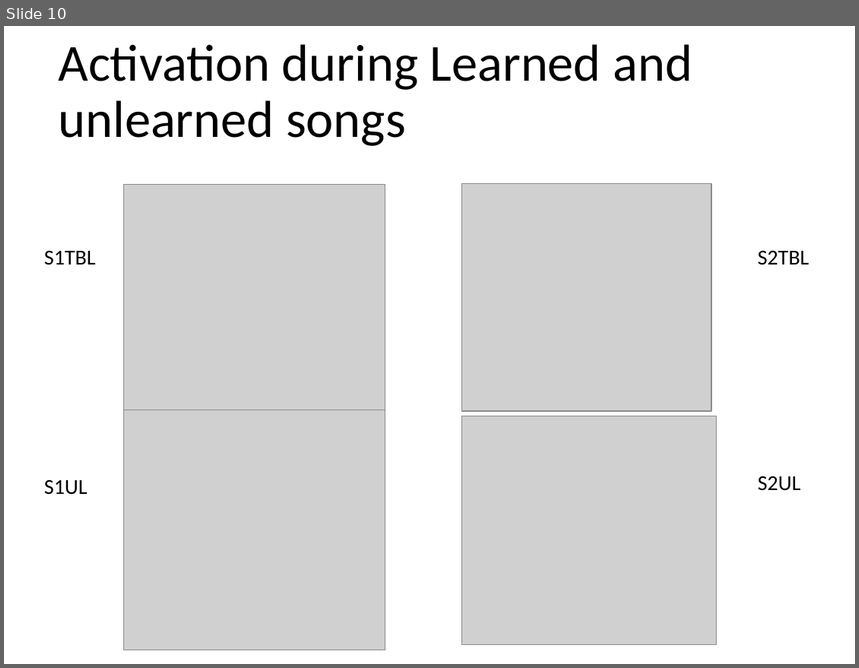
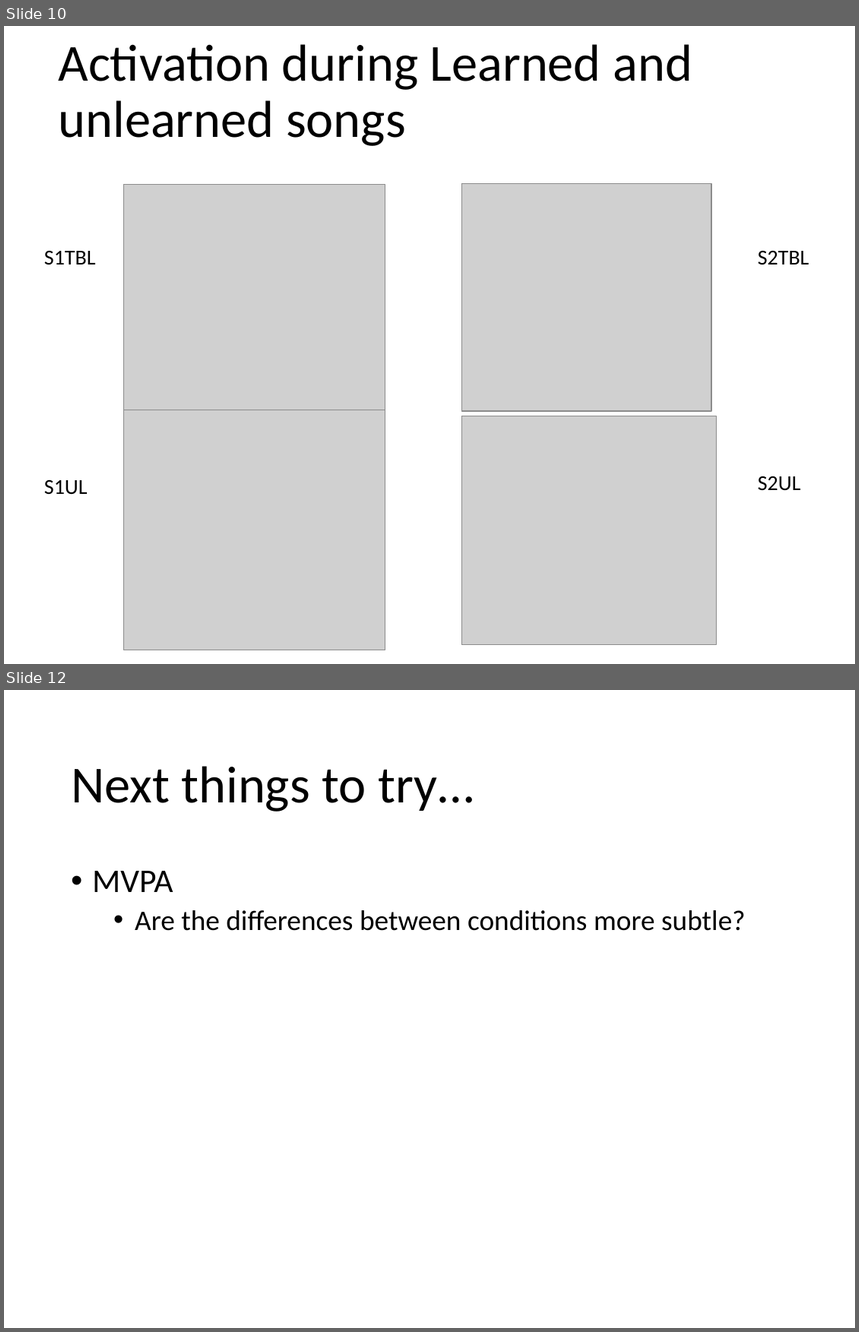
Before and after one commit to asternin/PhDProject, a slide deck: Meetings/2019.09.12-fMRIdataLabMeeting.pptx. Shown one above the other, each under a label of ours: slide 10 before the commit, slides 10 and 12 after it; the slides between them are not shown. The pictures are 859x668 and 859x1332 pixels, drawn with LibreOffice and Linux fonts; fonts in the diff are those of the drawing; grey boxes stand for pictures. Boxes give left, top, right and bottom in pixels: in the first picture for what was removed or moved away, otherwise in the second. Text is boxed around its words. In the diff, an @@ line names an element or a change of style, - is before the commit and + after.

```diff
--- a/Meetings/2019.09.12-fMRIdataLabMeeting.pptx
+++ b/Meetings/2019.09.12-fMRIdataLabMeeting.pptx
@@ slide 12 added at <box>4,690,855,1328</box>, background #FFFFFF @@
@@ title added at <box>71,766,474,812</box>, 44 pt, text #000000 @@
+Next things to try…
@@ text added at <box>92,871,746,931</box>, 24 pt, text #000000 @@
+• MVPA
+  • Are the differences between conditions more subtle?
```
Also in this commit, not shown: 4 slides changed, 1 other file.
